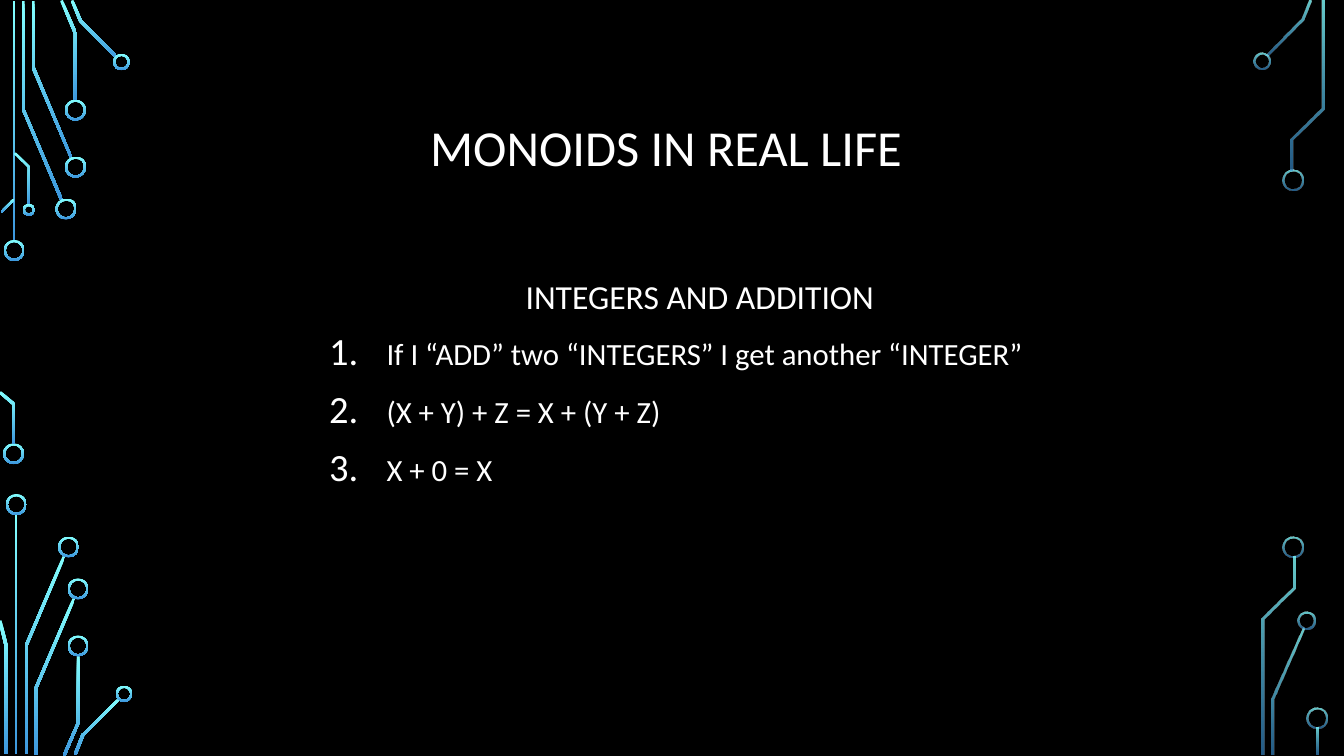
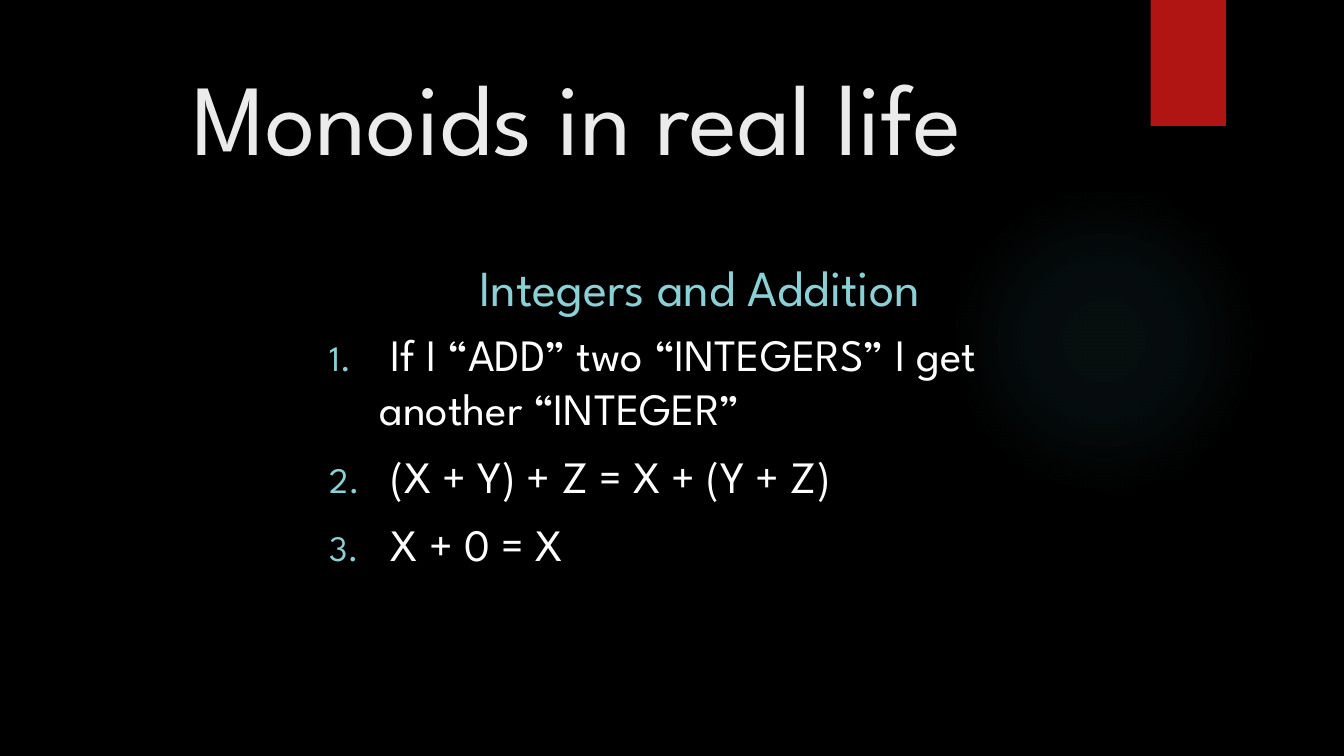
Before and after one commit to daleardi/roptalk, a slide deck: slide 10 of Monadic Error Handling Final.pptx. Drawn at 1344x756 pixels with LibreOffice and Linux fonts; fonts in the diff are those of the drawing; background and template pictures are left out. Boxes give left, top, right and bottom in pixels: in the first picture for what was removed or moved away, otherwise in the second. Text is boxed around its words. In the diff, an @@ line names an element or a change of style, - is before the commit and + after.

Commit message:
changed font size

```diff
--- a/Monadic Error Handling Final.pptx
+++ b/Monadic Error Handling Final.pptx
@@ rectangle added at bbox=[1150, 0, 1226, 126], fill #B01513 @@
@@ title "Monoids in real life" at bbox=[192, 84, 962, 157]: vertical alignment middle to top @@
@@ title at bbox=[192, 84, 962, 157]: text changed; size 36 to 72 pt; font Calibri to League Spartan; text colour #FFFFFF to #EBEBEB @@
-MONOIDS IN REAL LIFE
+Monoids in real life
@@ ellipse added at bbox=[949, 185, 1259, 495], fill gradient #50B9C1 @@
@@ text at bbox=[479, 271, 920, 317]: text changed; size 24 to 36 pt; font Calibri to League Spartan; text colour #FFFFFF to #8AD0D6 @@
-INTEGERS AND ADDITION
+Integers and Addition
@@ text "If I “ADD” two “INTEGERS” ..." at bbox=[380, 339, 977, 562]: size 22 to 32 pt, font Calibri to League Spartan; line spacing 1.2 to 1 @@
@@ group removed at bbox=[0, 0, 1328, 756]: 33 freeform shapes, 3 rectangles @@
```
Also in this commit, not shown: 40 other slides changed.
